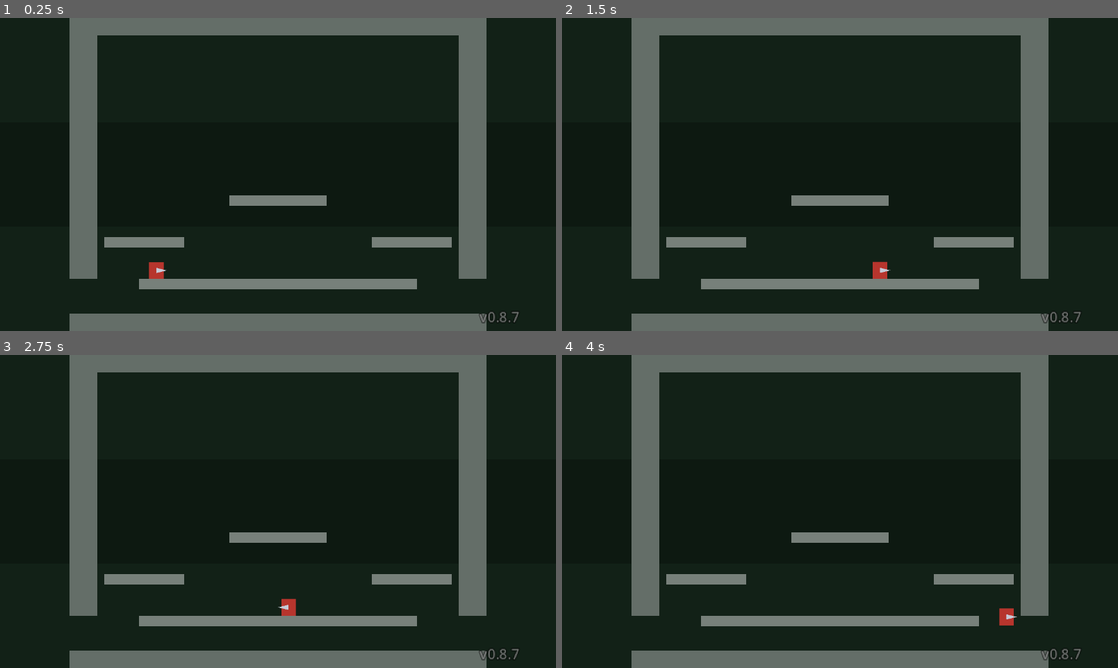
Above: before the commit, frames 1-4 (two rows, left to right).
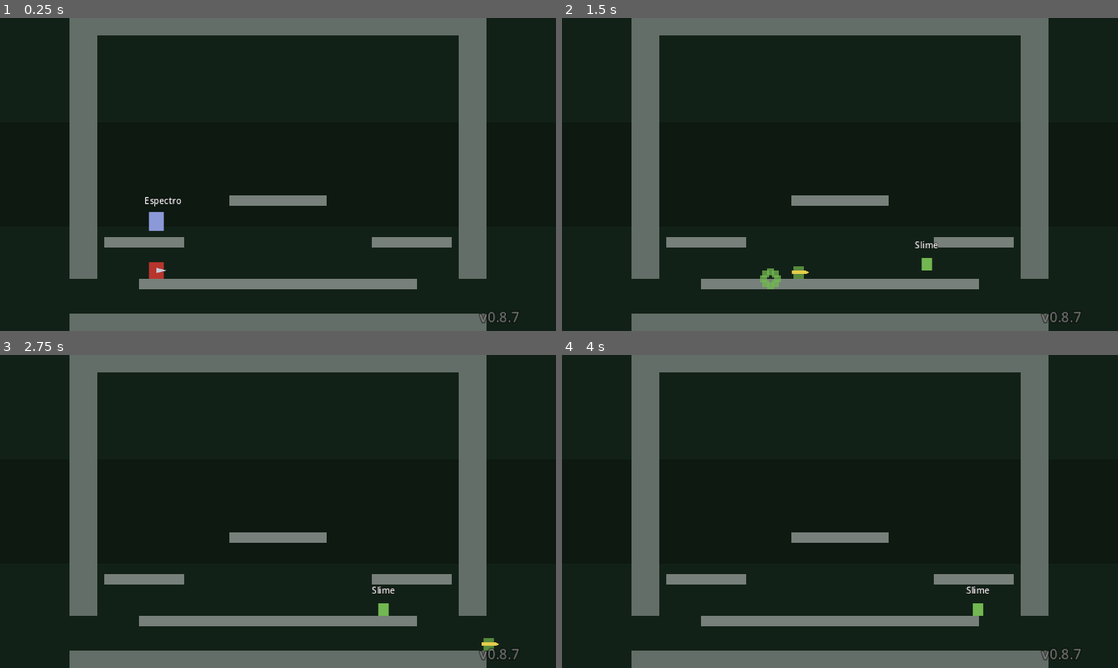
Above: after the commit, the same moments.

Repository: ArtvsMagnvs/MyTowerFall
Game: Godot game, scene res://tests/V03Test.tscn
Same seed, same stepped clock (60 frames per second), same inputs: the game is played once before the commit and once after it. This scene is started directly instead of the project's main scene.
Inputs (mouse positions are in pixels of both pictures, inside the frame that each line leads up to):
- Up to frame 1 (0.25 s): no input
- Up to frame 2 (1.5 s): tap Enter at 0.5 s; move the mouse to (962, 158) at 0.52 s; hold D (p1_right) from 0.53 s (still down); tap Shift (p1_dash) at 0.6 s; click (962, 158) at 0.67 s; tap Space at 0.77 s; move the mouse to (728, 190) at 1.27 s; tap Q at 1.35 s
- Up to frame 3 (2.75 s): tap Space at 1.52 s; move the mouse to (333, 442) at 2.02 s; release D (p1_right) at 2.03 s; hold A (p1_left) from 2.03 s (still down); tap E at 2.1 s
- Up to frame 4 (4 s): move the mouse to (812, 574) at 2.77 s; release A (p1_left) at 2.78 s; hold D (p1_right) from 2.78 s (still down); tap Enter at 2.85 s; click (812, 574) at 2.92 s; tap Space at 3.02, 3.77 s; move the mouse to (1006, 558) at 3.52 s; tap K at 3.6 s

The runs differ from the first frame. In frame 1, 0.2% of the frame differs, in the area x 26-33%, y 57-68%; in frame 2, 0.6%, in the area x 35-68%, y 71-87%; in frame 3, 0.4%; in frame 4, 0.3%.
Error before the commit: Parse Error: Identifier "_stuck_anchor" not declared in the current scope. (res://scripts/monsters/MonsterBase.gd:61)

Commit message:
fix: declarar _stuck_anchor y _stuck_check en MonsterBase
Bug pre-existente: las vars _stuck_anchor y _stuck_check se usaban en _ready(),
is_stuck_no_los() y reset_stuck() pero NUNCA se declaraban. El juego no compilaba
y los monstruos no spawneaban (SCRIPT ERROR: Parse Error al cargar el script).

Fix: añadir las 2 declaraciones minimas en la seccion de vars privadas, junto a
las otras vars de MonsterBase. Sin cambios de logica ni de comportamiento.

Diff:
--- a/scripts/monsters/MonsterBase.gd
+++ b/scripts/monsters/MonsterBase.gd
@@ -39,6 +39,10 @@
 var _no_los_timer := 0.0    # tiempo seguido sin línea de visión de ataque
 var _patrol_dist := 0.0     # distancia recorrida durante el escape de patrulla
 var _patrol_prev := Vector2.ZERO
+# Anti-stuck por PROGRESO: anclas y ventana (V0.8.7). El _ready() las inicializa con
+# la posición actual; is_stuck_no_los() y reset_stuck() las usan/ponen a cero.
+var _stuck_anchor := Vector2.ZERO
+var _stuck_check := 0.0
 
 func _ready() -> void:
 	add_to_group("monster")
